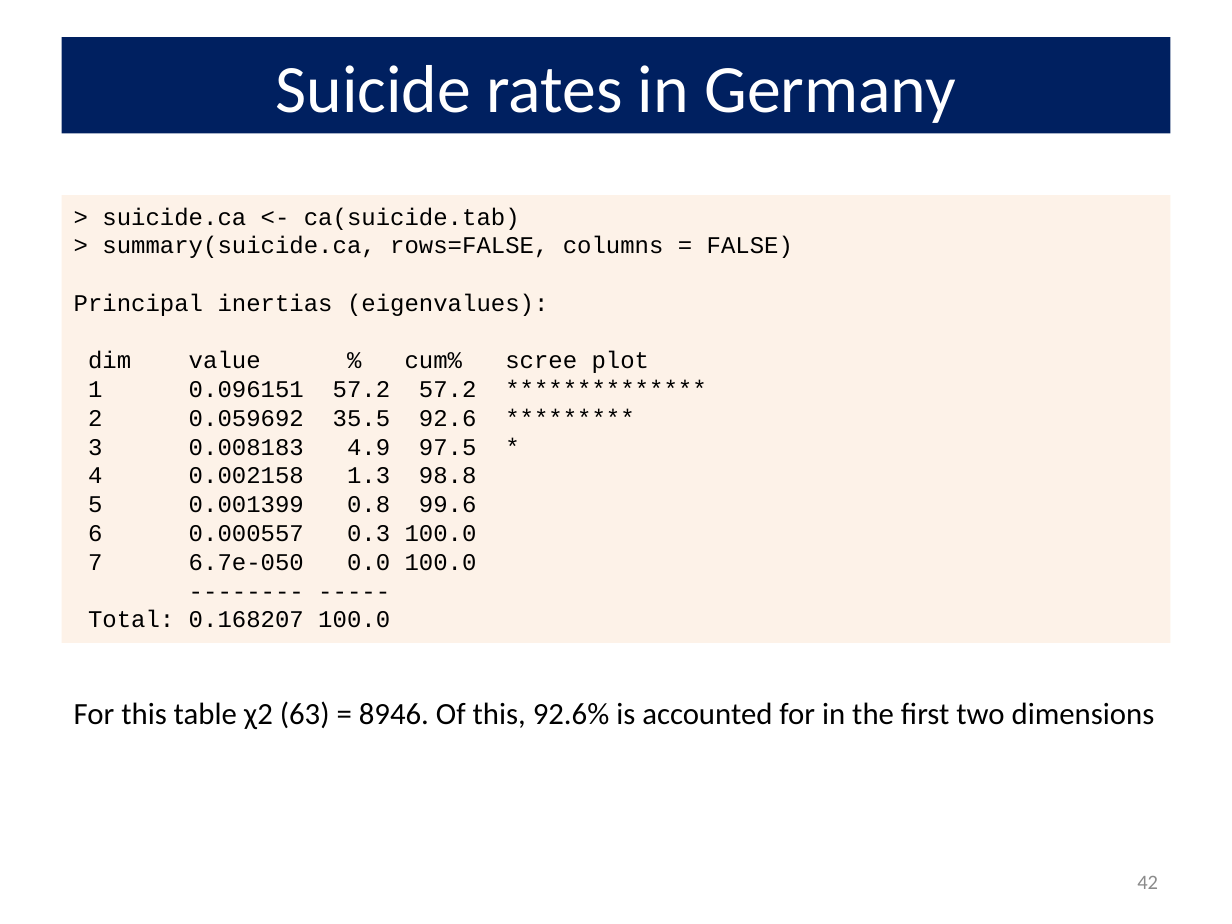
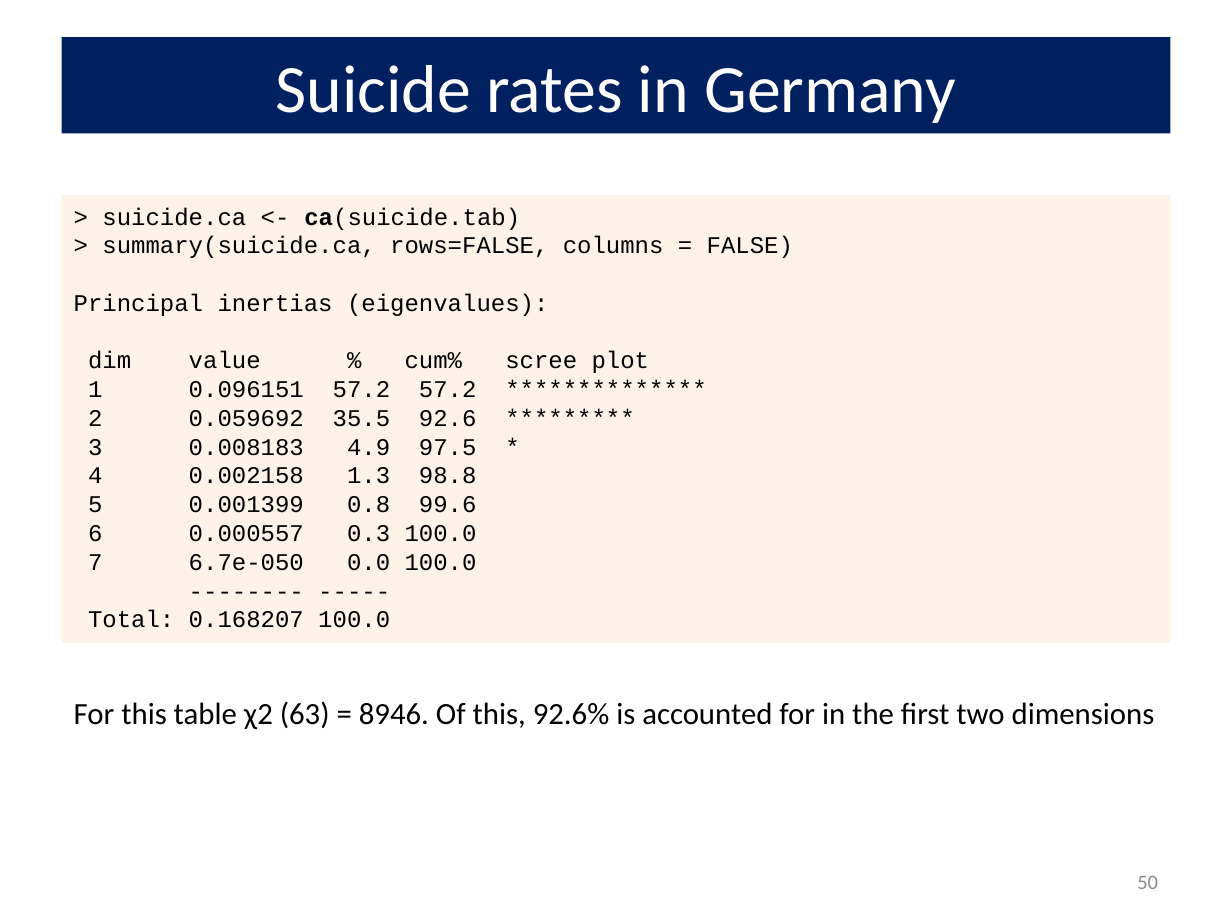
Before and after one commit to friendly/psy6136, a slide deck: slide 50 of lectures/05-Corresp.pptx (slide 42 before the commit). Drawn at 1232x924 pixels with LibreOffice and Linux fonts; fonts in the diff are those of the drawing. Boxes give left, top, right and bottom in pixels: in the first picture for what was removed or moved away, otherwise in the second. Text is boxed around its words. In the diff, an @@ line names an element or a change of style, - is before the commit and + after.

```diff
--- a/lectures/05-Corresp.pptx
+++ b/lectures/05-Corresp.pptx
@@ text in rectangle at [102, 207, 520, 230]: bold on in "ca(suicide.tab)" @@
@@ page number at [1137, 876, 1158, 889]: text changed @@
-42
+50
```
Also in this commit, not shown: 9 other slides changed, 8 slides added, 5 other files.
